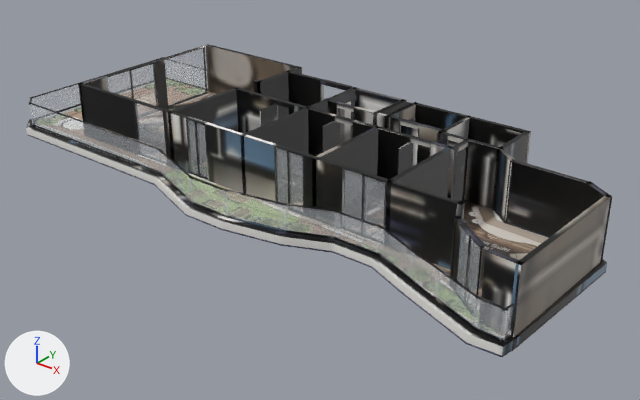
Before and after pictures for a commit that changed the glTF model _bake/glb/kent-52/model.glb.
Before and after are seen from a 50 mm camera at (20.44, -23.41, 13.8) aimed at (1.59, 0.15, -0.8). The lights are fixed; the arrows at lower left show +X, +Y and +Z. The first picture is the older version. Where no turn or scale is listed for an object, it has been applied to the vertices. Vertices at exactly the same position are counted once.
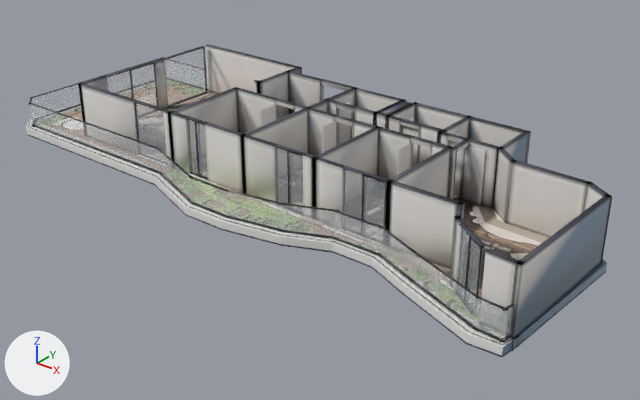
The change, as a list of edits to the scene's bpy script:
```text
Change me_mesh_0:
    where me_mesh_0.from_pydata(...)  # 3088 vertices, 5524 faces; spans x 0.0..24.8, y -10.2..0.0, z 0.0..2.6
    used by ob_mesh_0; location = (-12.42, 5.05, -0.36)
    me_mesh_0 part 1: the loose piece of 56 vertices spanning x 19.0, y -3.6..-2.9, z 0.4..2.4 is turned 180 degrees about the z axis through its middle, then moved by (-0.8, 0.8, 0.0)
    me_mesh_0 part 2: the loose piece of 56 vertices spanning x 18.2..19.0, y -3.8, z 0.4..2.4 is turned 180 degrees about the z axis through its middle, then moved by (0.8, 0.8, 0.0)
    me_mesh_0 part 3: 2149 kept faces spanning x 0.0..24.8, y -10.2..0.0, z 0.0..2.6 get new texture (UV) coordinates
```

What differs and where, as boxes [x1, y1, x2, y2] in the pictures (640 x 400 px; the box of a moved part takes in the faces that stretch with it):
part 1 of me_mesh_0, moved or reshaped (not visible afterwards): before [454, 148, 466, 201]
part 2 of me_mesh_0, moved or reshaped (not visible before): after [462, 146, 486, 205]
part 3 of me_mesh_0, surface changed (lighter): [26, 45, 612, 351] in both
